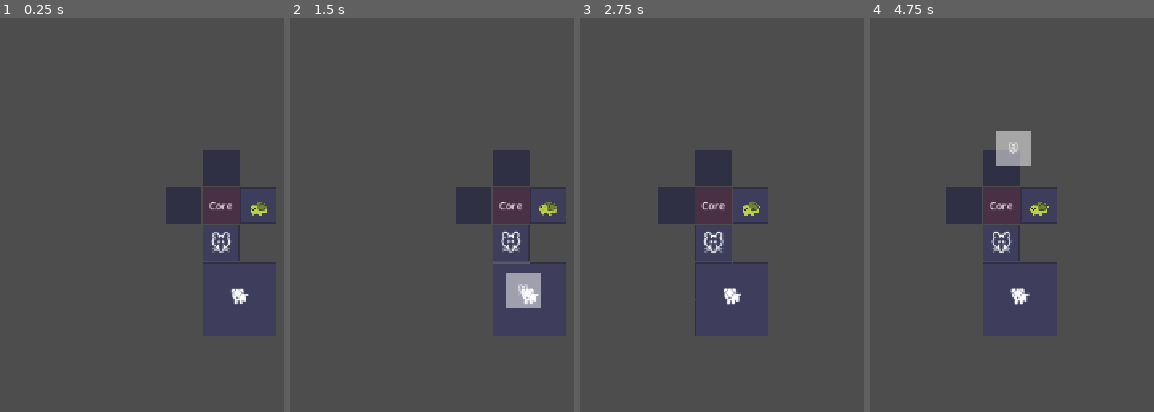
Above: before the commit, frames 1-4 (left to right).
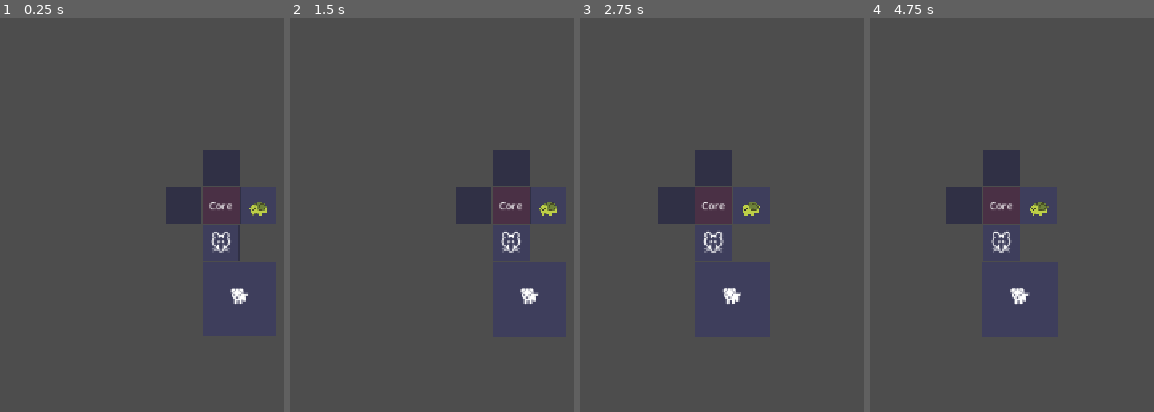
Above: after the commit, the same moments.

Repository: seekerzz/tower-html
Game: Godot game, scene res://src/Scenes/Tests/TestGridScene.tscn
The game is run twice, just before and just after one commit, with the same random seed, the same clock (stepped at 60 frames per second) and the same inputs. The project has no main scene, so this scene is started directly.
Inputs (mouse positions are in pixels of both pictures, inside the frame that each line leads up to):
- Up to frame 1 (0.25 s): no input
- Up to frame 2 (1.5 s): tap Enter at 0.5 s; drag from (511, 207) to (548, 317) at 0.52 s; tap Space at 1.25 s; drag from (511, 242) to (497, 333) at 1.27 s
- Up to frame 3 (2.75 s): move the mouse to (801, 167) at 2.02 s; hold Right (ui_right) from 2.03 s (still down); tap R at 2.1 s; click (801, 167) at 2.17 s
- Up to frame 4 (4.75 s): release Right (ui_right) at 2.75 s; drag from (1040, 207) to (875, 175) at 2.77 s; drag from (963, 207) to (1037, 317) at 3.52 s; tap Enter at 4.25 s; drag from (1000, 242) to (994, 132) at 4.27 s

The runs differ from the first frame. In frame 1, 0.1% of the frame differs, in the area x 74-95%, y 46-73%; in frame 2, 1.1%; in frame 3, less than 0.1%; in frame 4, 1.2%, in the area x 44-64%, y 28-73%.
Error after the commit: Invalid access to property or key 'size' on a base object of type 'null instance'. (res://src/Scripts/UI/UnitDragHandler.gd:8)

Commit message:
Refactor Unit visual structure to fix animation conflicts
- Introduce `visual_holder` Node2D to group visual elements (ColorRect, Label, StarLabel).
- Update `start_breathe_anim` and `play_attack_anim` to target `visual_holder` instead of individual nodes.
- Implement smooth transitions back to breathing animation after attacks using `tween_property` to avoid hard resets.
- Ensure hierarchy consistency via `_ensure_visual_hierarchy` called in `_ready` and `setup`.

Diff:
--- a/src/Scripts/Unit.gd
+++ b/src/Scripts/Unit.gd
@@ -18,6 +18,10 @@
 var skill_mana_cost: float = 30.0
 
 var production_timer: float = 0.0
+
+# Visual Holder for animations and structure
+var visual_holder: Node2D = null
+# Keeping this for compatibility if other scripts access it, though it was local-ish before
 var visual_node: CanvasItem = null
 
 var is_starving: bool = false
@@ -31,7 +35,6 @@
 var start_position: Vector2 = Vector2.ZERO
 
 # Missing variables required for the old drag logic at the bottom to compile
-# (建议后续删除底部的旧拖拽逻辑，改用 UnitDragHandler)
 var is_dragging: bool = false
 var drag_offset: Vector2 = Vector2.ZERO
 var ghost_node: Node2D = null
@@ -40,20 +43,43 @@
 
 signal unit_clicked(unit)
 
+func _ready():
+	_ensure_visual_hierarchy()
+	# If unit_data is already populated (e.g. from scene or prior setup), update visuals
+	if !unit_data.is_empty():
+		update_visuals()
+
+func _ensure_visual_hierarchy():
+	if visual_holder and is_instance_valid(visual_holder):
+		return
+
+	visual_holder = get_node_or_null("VisualHolder")
+	if !visual_holder:
+		visual_holder = Node2D.new()
+		visual_holder.name = "VisualHolder"
+		add_child(visual_holder)
+
+		# Move existing visual elements into holder
+		var visual_elements = ["ColorRect", "Label", "StarLabel"]
+		for child_name in visual_elements:
+			var child = get_node_or_null(child_name)
+			if child:
+				remove_child(child)
+				visual_holder.add_child(child)
+
 func setup(key: String):
+	_ensure_visual_hierarchy()
 	type_key = key
 	unit_data = Constants.UNIT_TYPES[key].duplicate()
 	reset_stats()
 	update_visuals()
 
 	# --- Merged Logic Start ---
-	# 1. Production & Animation Logic (from HEAD)
 	if unit_data.has("produce"):
-		production_timer = 1.0 # Initial delay
+		production_timer = 1.0
 
 	start_breathe_anim()
 
-	# 2. Drag Handler Component Logic (from refactor branch)
 	var drag_handler = Control.new()
 	drag_handler.set_script(DRAG_HANDLER_SCRIPT)
 	add_child(drag_handler)
@@ -106,36 +132,43 @@
 		var skill_name = unit_data.skill
 		GameManager.spawn_floating_text(global_position, skill_name.capitalize() + "!", Color.CYAN)
 
-		var tween = create_tween()
-		tween.tween_property($ColorRect, "scale", Vector2(1.2, 1.2), 0.1)
-		tween.tween_property($ColorRect, "scale", Vector2(1.0, 1.0), 0.1)
+		var color_rect = visual_holder.get_node_or_null("ColorRect")
+		if color_rect:
+			var tween = create_tween()
+			tween.tween_property(color_rect, "scale", Vector2(1.2, 1.2), 0.1)
+			tween.tween_property(color_rect, "scale", Vector2(1.0, 1.0), 0.1)
 
 	else:
 		is_no_mana = true
 		GameManager.spawn_floating_text(global_position, "No Mana!", Color.BLUE)
 
 func update_visuals():
-	# Kept HEAD version: Safer because it checks for node existence
-	if has_node("Label"):
-		$Label.text = unit_data.icon
+	_ensure_visual_hierarchy()
+	var label = visual_holder.get_node_or_null("Label")
+	var color_rect = visual_holder.get_node_or_null("ColorRect")
+	var star_label = visual_holder.get_node_or_null("StarLabel")
+
+	if label:
+		label.text = unit_data.icon
 
 	# Size update
-	if has_node("ColorRect"):
+	if color_rect:
 		var size = unit_data.size
-		$ColorRect.size = Vector2(size.x * 60 - 4, size.y * 60 - 4)
-		$ColorRect.position = -($ColorRect.size / 2)
-		if has_node("Label"):
-			$Label.position = $ColorRect.position
-			$Label.size = $ColorRect.size
-			$Label.pivot_offset = $Label.size / 2
+		color_rect.size = Vector2(size.x * 60 - 4, size.y * 60 - 4)
+		color_rect.position = -(color_rect.size / 2) # Center inside visual_holder
+
+		if label:
+			label.position = color_rect.position
+			label.size = color_rect.size
+			label.pivot_offset = label.size / 2
 
 	if level > 1:
-		if has_node("StarLabel"):
-			$StarLabel.text = "⭐%d" % level
-			$StarLabel.show()
+		if star_label:
+			star_label.text = "⭐%d" % level
+			star_label.show()
 	else:
-		if has_node("StarLabel"):
-			$StarLabel.hide()
+		if star_label:
+			star_label.hide()
 
 	_update_buff_icons()
 
@@ -145,10 +178,11 @@
 		buff_container = HBoxContainer.new()
 		buff_container.name = "BuffContainer"
 		buff_container.alignment = BoxContainer.ALIGNMENT_CENTER
-		# Check if ColorRect exists to base position
-		if has_node("ColorRect"):
-			buff_container.position = Vector2(-$ColorRect.size.x/2, $ColorRect.size.y/2 - 15)
-			buff_container.size = Vector2($ColorRect.size.x, 15)
+
+		var color_rect = visual_holder.get_node_or_null("ColorRect") if visual_holder else null
+		if color_rect:
+			buff_container.position = Vector2(-color_rect.size.x/2, color_rect.size.y/2 - 15)
+			buff_container.size = Vector2(color_rect.size.x, 15)
 		else:
 			buff_container.position = Vector2(0, 20)
 
@@ -193,7 +227,7 @@
 			var color = Color.YELLOW if p_type == "food" else Color.CYAN
 			GameManager.spawn_floating_text(global_position, "+%d%s" % [p_amt, icon], color)
 
-			production_timer = 1.0 # Fixed 1s interval as per reference logic often implies per second
+			production_timer = 1.0
 
 	if cooldown > 0:
 		cooldown -= delta
@@ -208,47 +242,44 @@
 	else:
 		modulate = Color.WHITE
 
-	# Attack Logic (simplified for now, needs Enemy reference)
-	# This will be handled by CombatManager or Unit itself if it has access to enemies
-
 var breathe_tween: Tween = null
 
 func start_breathe_anim():
-	visual_node = get_node_or_null("Label")
-	if !visual_node: return
+	if !visual_holder: return
 
 	if breathe_tween: breathe_tween.kill()
 
+	# Start loop
 	breathe_tween = create_tween().set_loops()
-	breathe_tween.tween_property(visual_node, "scale", Vector2(1.05, 1.05), 1.0).set_trans(Tween.TRANS_SINE)
-	breathe_tween.tween_property(visual_node, "scale", Vector2(1.0, 1.0), 1.0).set_trans(Tween.TRANS_SINE)
+	breathe_tween.tween_property(visual_holder, "scale", Vector2(1.05, 1.05), 1.0).set_trans(Tween.TRANS_SINE)
+	breathe_tween.tween_property(visual_holder, "scale", Vector2(1.0, 1.0), 1.0).set_trans(Tween.TRANS_SINE)
 
 func play_attack_anim(attack_type: String, target_pos: Vector2):
-	if !visual_node: visual_node = get_node_or_null("Label")
-	if !visual_node: return
+	if !visual_holder: return
 
 	if breathe_tween: breathe_tween.kill()
 
 	var tween = create_tween()
-	tween.finished.connect(func(): start_breathe_anim()) # Resume breathe after attack
+
 	if attack_type == "melee":
 		# Lunge
 		var dir = (target_pos - global_position).normalized()
-		var original_pos = -(visual_node.size / 2)
-
-		# Ensure original position is correct
-		if has_node("ColorRect"):
-			original_pos = $ColorRect.position
-
+		var original_pos = Vector2.ZERO # visual_holder is centered at 0,0 locally
 		var lunge_pos = original_pos + dir * 15.0
 
-		tween.tween_property(visual_node, "position", lunge_pos, 0.1).set_trans(Tween.TRANS_CUBIC)
-		tween.tween_property(visual_node, "position", original_pos, 0.2).set_trans(Tween.TRANS_CUBIC)
+		tween.tween_property(visual_holder, "position", lunge_pos, 0.1).set_trans(Tween.TRANS_CUBIC)
+		tween.tween_property(visual_holder, "position", original_pos, 0.2).set_trans(Tween.TRANS_CUBIC)
+		# Smoothly reset scale in parallel if needed, though usually pos only
+		tween.parallel().tween_property(visual_holder, "scale", Vector2.ONE, 0.3)
 
 	elif attack_type == "ranged" or attack_type == "lightning":
 		# Recoil
-		tween.tween_property(visual_node, "scale", Vector2(0.8, 0.8), 0.1).set_trans(Tween.TRANS_BACK).set_ease(Tween.EASE_OUT)
-		tween.tween_property(visual_node, "scale", Vector2(1.0, 1.0), 0.2)
+		tween.tween_property(visual_holder, "scale", Vector2(0.8, 0.8), 0.1).set_trans(Tween.TRANS_BACK).set_ease(Tween.EASE_OUT)
+		tween.tween_property(visual_holder, "scale", Vector2(1.0, 1.0), 0.2)
+		# Reset position in parallel just in case
+		tween.parallel().tween_property(visual_holder, "position", Vector2.ZERO, 0.3)
+
+	tween.finished.connect(func(): start_breathe_anim())
 
 func merge_with(other_unit):
 	level += 1
@@ -277,14 +308,6 @@
 func _on_area_2d_mouse_exited():
 	GameManager.hide_tooltip.emit()
 
-# -------------------------------------------------------------------------
-# CAUTION: Old Drag Logic Logic Below
-# -------------------------------------------------------------------------
-# Since you added "UnitDragHandler" in setup(), the logic below might be redundant.
-# I added the missing variables at the top to prevent errors, but you should
-# likely delete the functions below if the DragHandler is working.
-# -------------------------------------------------------------------------
-
 func _input(event):
 	if is_dragging:
 		if event is InputEventMouseButton and !event.pressed and event.button_index == MOUSE_BUTTON_LEFT:
@@ -303,30 +326,14 @@
 	remove_ghost()
 
 	if GameManager.grid_manager:
-		# Try to drop on Grid
 		if GameManager.grid_manager.handle_unit_drop(self):
-			return # Moved on grid successfully
-
-		# Try to drop on Bench
-		# Check main_game reference
+			return
+
 		if GameManager.main_game:
-			# Check if over shop/bench area?
-			# Actually we can just try to add to bench if it's not a valid grid drop
-			# But we only want to do this if the mouse is actually over the bench.
-
-			# HACK: check if mouse Y is in the bottom area?
-			# Shop is at bottom.
-			# Or check rect of shop.
 			var viewport_rect = get_viewport_rect()
 			var mouse_pos = get_global_mouse_position()
-			# Shop height is 150 from bottom?
-			# Need to be precise or use UI collision.
-
-			# Since Unit is Node2D and Shop is Control, we don't have built-in overlap.
-			# Assuming Shop is at bottom.
-			if mouse_pos.y > (viewport_rect.size.y - 200): # Approximate
+			if mouse_pos.y > (viewport_rect.size.y - 200):
 				if GameManager.main_game.try_add_to_bench_from_grid(self):
-					# Success, self is queue_free'd inside try_add...
 					return
 
 	return_to_start()
@@ -334,15 +341,16 @@
 func create_ghost():
 	if ghost_node: return
 	ghost_node = Node2D.new()
-	if has_node("ColorRect"):
-		var rect = $ColorRect.duplicate()
+
+	var color_rect = visual_holder.get_node_or_null("ColorRect") if visual_holder else get_node_or_null("ColorRect")
+	if color_rect:
+		var rect = color_rect.duplicate()
 		ghost_node.add_child(rect)
-	if has_node("Label"):
-		var lbl = $Label.duplicate()
+
+	var label = visual_holder.get_node_or_null("Label") if visual_holder else get_node_or_null("Label")
+	if label:
+		var lbl = label.duplicate()
 		ghost_node.add_child(lbl)
-	# Visual copies need to be reset in position because they were children of unit centered at 0,0
-	# Wait, rect position is -size/2.
-	# If I add them to ghost_node, and set ghost_node position to start_position, it should match.
 
 	get_parent().add_child(ghost_node)
 	ghost_node.position = start_position
